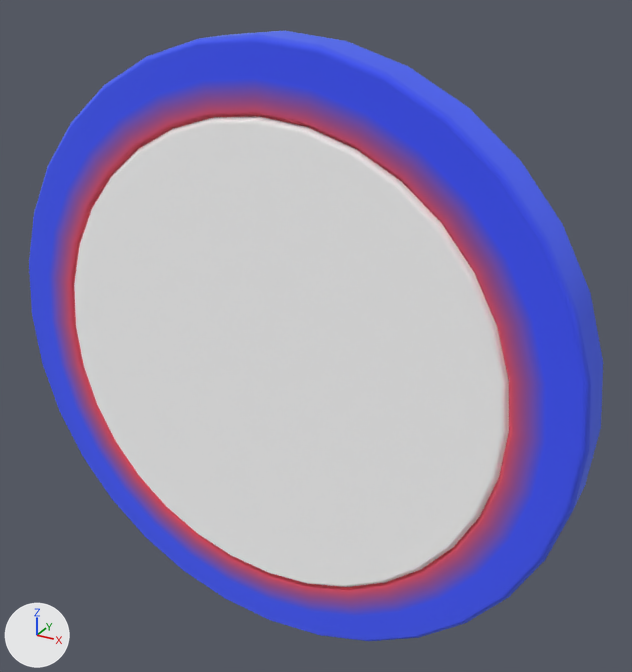
Two versions of the glTF model src/assets/models/environment/floor-iron/scene.glb, one commit apart.
Both versions are drawn from a 50 mm camera at (211.0, -427.0, 188.0) aimed at (16.0, -72.0, 11.0). The lights are fixed; the arrows at lower left show +X, +Y and +Z. The first picture is the older version. Where no turn or scale is listed for an object, it has been applied to the vertices.

The first picture shows 'Clock_LP_Clock_0', 'Glass_LP_Glass_0'.
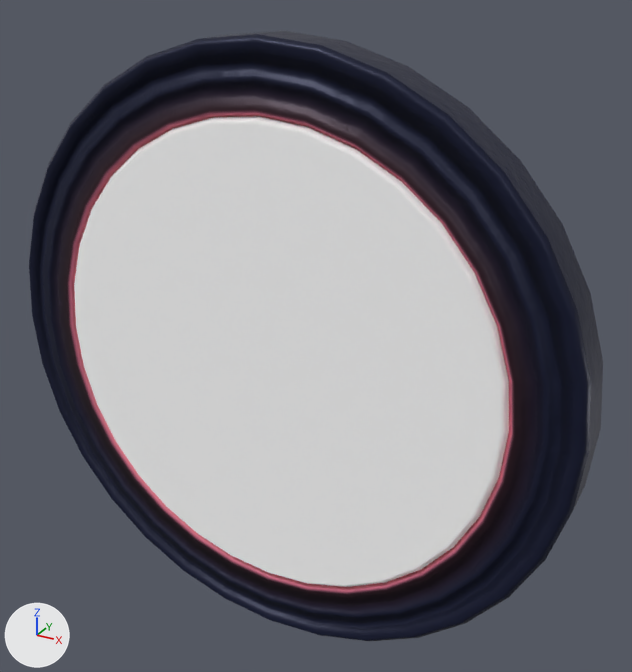
What changed in the scene script:
```text
Add img_clock_specularglossiness:
    img_clock_specularglossiness = load_image('Clock_specularGlossiness', '_unpacked/Clock_specularGlossiness', 2048, 2048, 'sRGB')
Add img_clock_normal:
    img_clock_normal = load_image('Clock_normal', '_unpacked/Clock_normal', 2048, 2048, 'Non-Color')
Add mat_material_002:
    mat_material_002 = bpy.data.materials.new('Material.002')
    # uses the picture img_clock_normal
    # uses the picture img_clock_specularglossiness
Change me_clock_lp_clock_0:
    where me_clock_lp_clock_0.from_pydata(...)  # 257 vertices, 510 faces; spans x -157.0..159.0, y -99.0..-74.0, z -160.0..156.0
    remove me_clock_lp_clock_0.materials.append(mat_clock)
    add me_clock_lp_clock_0.materials.append(mat_material_002)
```

Location of each change, (x1, y1, x2, y2) in pixels of the pictures (632 x 672 px):
'Clock_LP_Clock_0', recoloured (darker): (29, 31, 603, 641) in both
